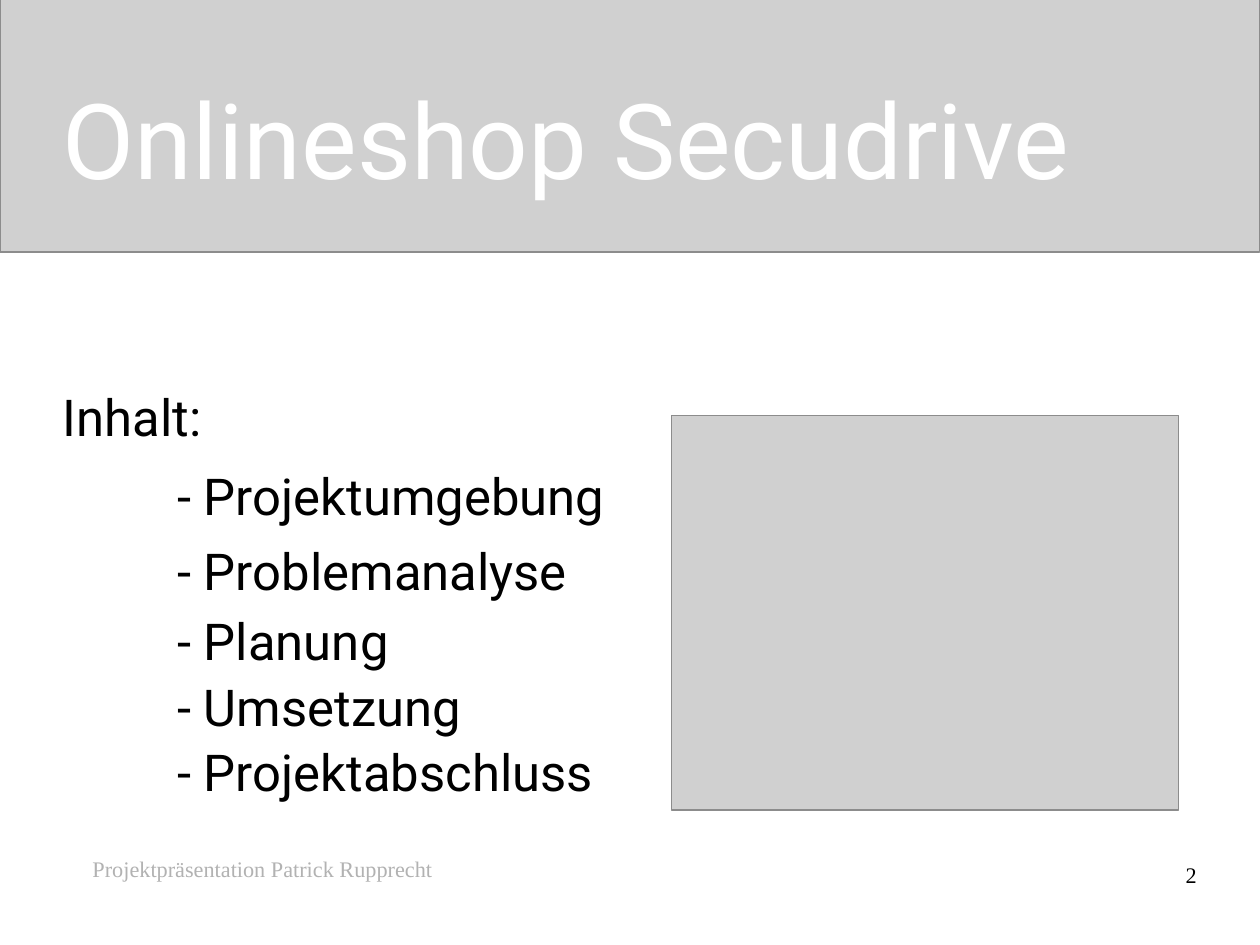
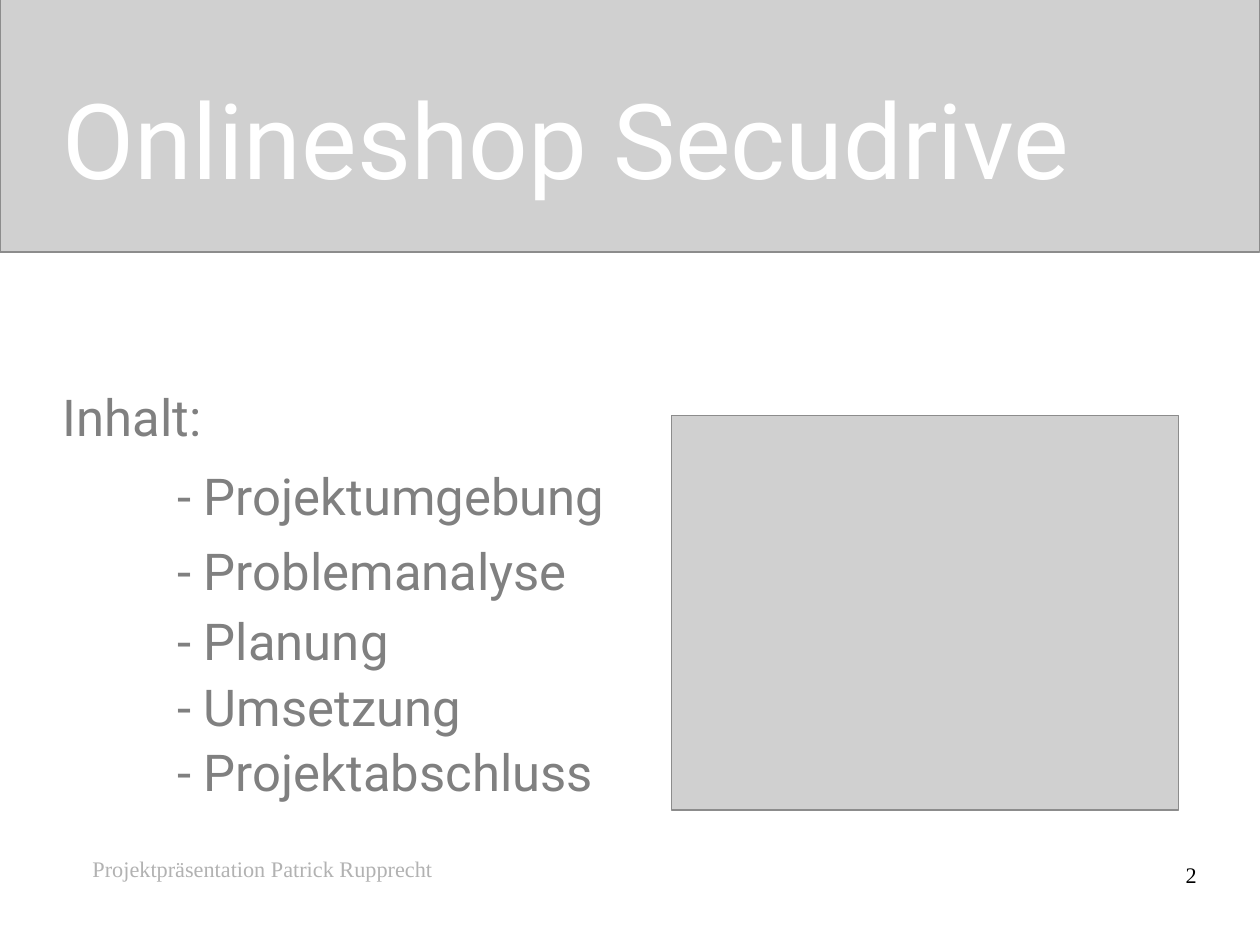
Before and after one commit to patrup/OnlineShop, a slide deck: slide 2 of OnlineShop/OnlineShop.odp. Drawn at 1260x945 pixels with LibreOffice and Linux fonts; fonts in the diff are those of the drawing; grey boxes stand for pictures. Boxes give left, top, right and bottom in pixels: in the first picture for what was removed or moved away, otherwise in the second. Text is boxed around its words. In the diff, an @@ line names an element or a change of style, - is before the commit and + after.

```diff
--- a/OnlineShop/OnlineShop.odp
+++ b/OnlineShop/OnlineShop.odp
@@ subtitle "Inhalt:" at (63, 398, 604, 802): text colour #000000 to #808080 @@
```
Also in this commit, not shown: 3 other slides changed, 1 other file.
